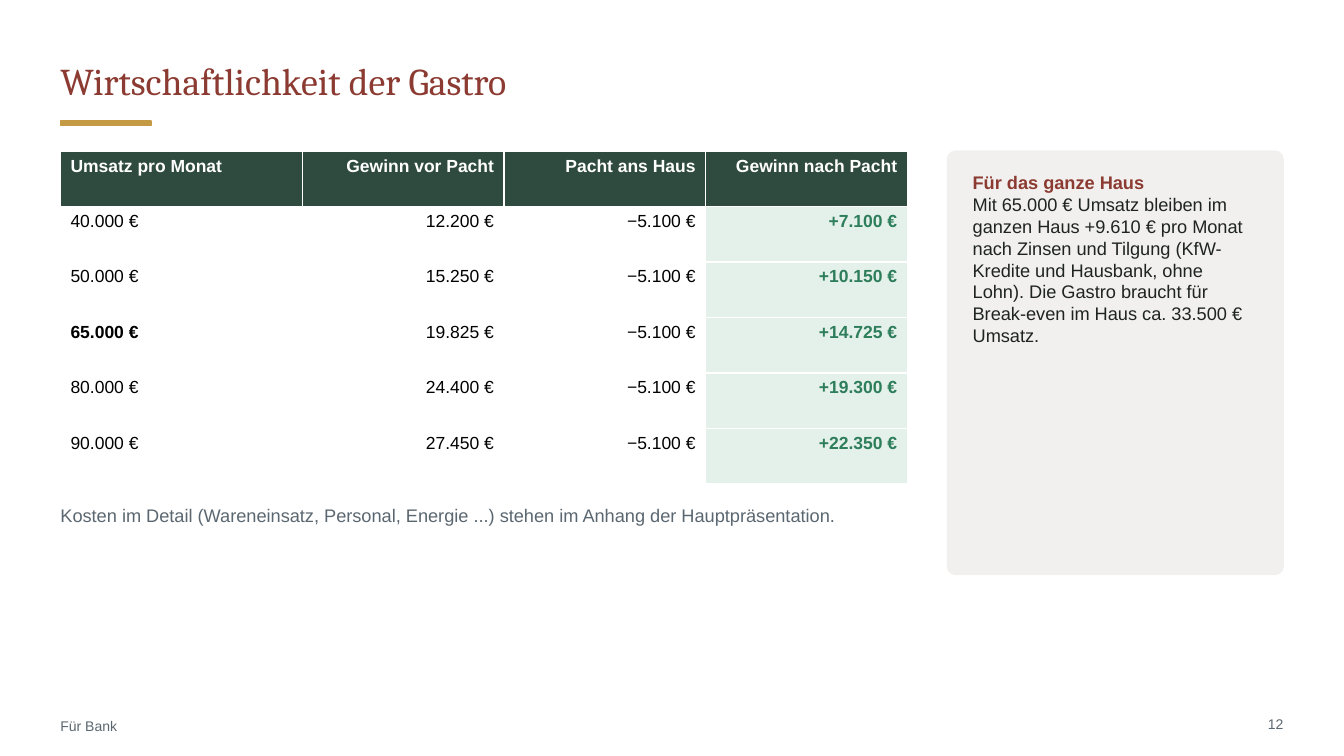
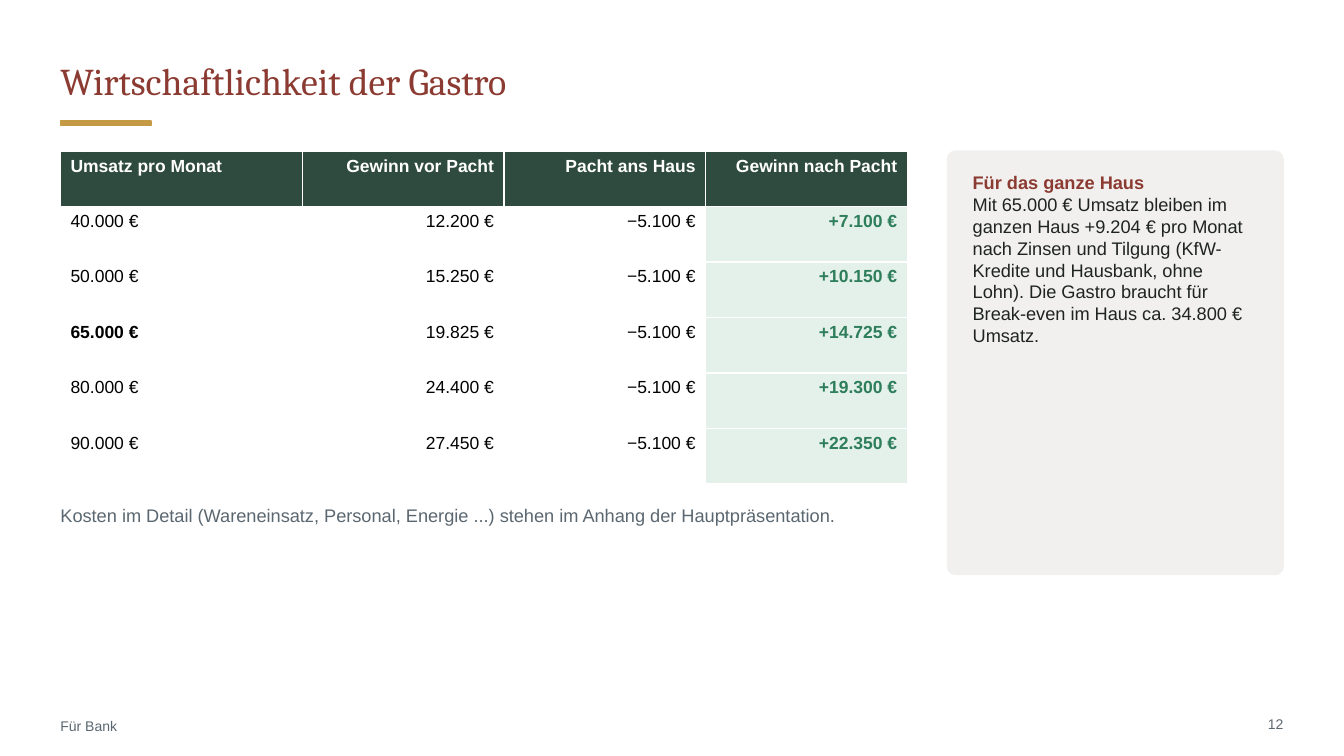
Before and after one commit to CartoonUsername/bau-projekt, a slide deck: slide 12 of praesentation/Neue-Mitte-Werlte_Baufeld3_Gastro-Konzept.pptx. Drawn at 1344x756 pixels with LibreOffice and Linux fonts; fonts in the diff are those of the drawing. Boxes give left, top, right and bottom in pixels: in the first picture for what was removed or moved away, otherwise in the second. Text is boxed around its words. In the diff, an @@ line names an element or a change of style, - is before the commit and + after.

```diff
--- a/praesentation/Neue-Mitte-Werlte_Baufeld3_Gastro-Konzept.pptx
+++ b/praesentation/Neue-Mitte-Werlte_Baufeld3_Gastro-Konzept.pptx
@@ text at bbox=[973, 197, 1242, 342]: text changed @@
-Mit 65.000 € Umsatz bleiben im ganzen Haus +9.610 € pro Monat nach Zinsen und Tilgung (KfW-Kredite und Hausbank, ohne Lohn). Die Gastro braucht für Break-even im Haus ca. 33.500 € Umsatz.
+Mit 65.000 € Umsatz bleiben im ganzen Haus +9.204 € pro Monat nach Zinsen und Tilgung (KfW-Kredite und Hausbank, ohne Lohn). Die Gastro braucht für Break-even im Haus ca. 34.800 € Umsatz.
```
Also in this commit, not shown: 19 other files.
